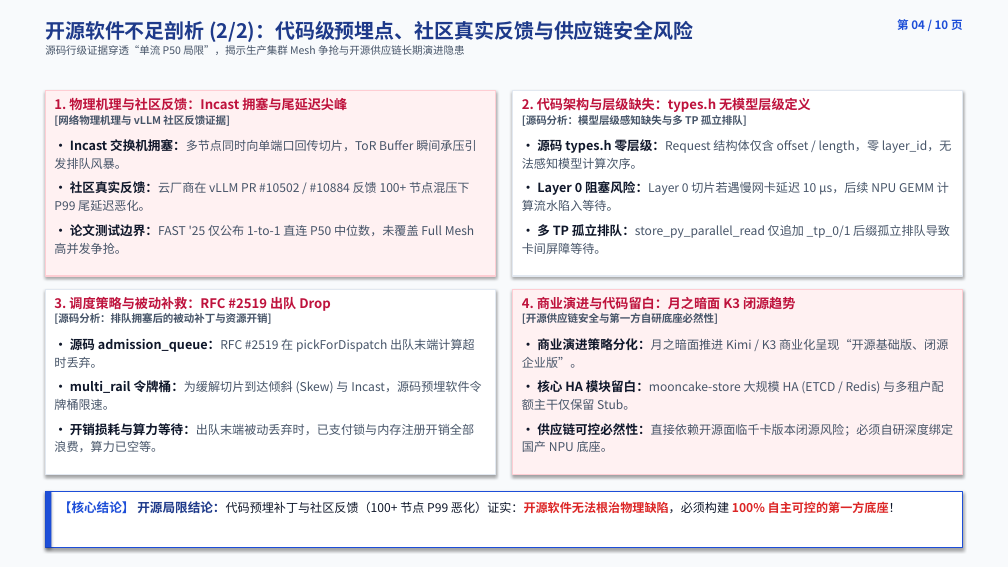
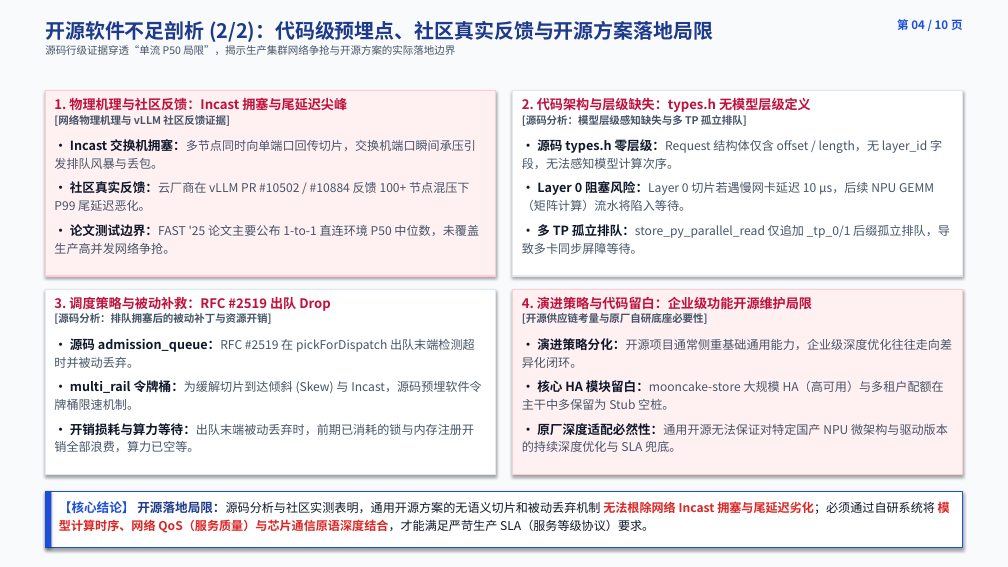
Before and after one commit to stonetree/reports, a slide deck: slide 5 of kvcache/unified_kv_memory/统一异构KVCache存储池_第一方推理基础设施立项汇报_10页精美图表增强版_20260814.pptx (slide 4 before the commit). Drawn at 1008x567 pixels with LibreOffice and Linux fonts; fonts in the diff are those of the drawing. Boxes give left, top, right and bottom in pixels: in the first picture for what was removed or moved away, otherwise in the second. Text is boxed around its words. In the diff, an @@ line names an element or a change of style, - is before the commit and + after.

```diff
--- a/kvcache/unified_kv_memory/统一异构KVCache存储池_第一方推理基础设施立项汇报_10页精美图表增强版_20260814.pptx
+++ b/kvcache/unified_kv_memory/统一异构KVCache存储池_第一方推理基础设施立项汇报_10页精美图表增强版_20260814.pptx
@@ text at [45,21,713,55]: text changed @@
-开源软件不足剖析 (2/2)：代码级预埋点、社区真实反馈与供应链安全风险
-源码行级证据穿透“单流 P50 局限”，揭示生产集群 Mesh 争抢与开源供应链长期演进隐患
+开源软件不足剖析 (2/2)：代码级预埋点、社区真实反馈与开源方案落地局限
+源码行级证据穿透“单流 P50 局限”，揭示生产集群网络争抢与开源方案的实际落地边界
@@ text at [54,139,476,169]: text changed @@
-• Incast 交换机拥塞：多节点同时向单端口回传切片，ToR Buffer 瞬间承压引发排队风暴。
+• Incast 交换机拥塞：多节点同时向单端口回传切片，交换机端口瞬间承压引发排队风暴与丢包。
@@ text at [522,139,950,254]: text changed @@
-• 源码 types.h 零层级：Request 结构体仅含 offset / length，零 layer_id，无法感知模型计算次序。
-• Layer 0 阻塞风险：Layer 0 切片若遇慢网卡延迟 10 µs，后续 NPU GEMM 计算流水陷入等待。
-• 多 TP 孤立排队：store_py_parallel_read 仅追加 _tp_0/1 后缀孤立排队导致卡间屏障等待。
+• 源码 types.h 零层级：Request 结构体仅含 offset / length，无 layer_id 字段，无法感知模型计算次序。
+• Layer 0 阻塞风险：Layer 0 切片若遇慢网卡延迟 10 µs，后续 NPU GEMM（矩阵计算）流水将陷入等待。
+• 多 TP 孤立排队：store_py_parallel_read 仅追加 _tp_0/1 后缀孤立排队，导致多卡同步屏障等待。
@@ text at [54,224,479,254]: text changed @@
-• 论文测试边界：FAST '25 仅公布 1-to-1 直连 P50 中位数，未覆盖 Full Mesh 高并发争抢。
+• 论文测试边界：FAST '25 论文主要公布 1-to-1 直连环境 P50 中位数，未覆盖生产高并发网络争抢。
@@ text at [522,297,953,452]: text changed @@
-4. 商业演进与代码留白：月之暗面 K3 闭源趋势
-[开源供应链安全与第一方自研底座必然性]
-• 商业演进策略分化：月之暗面推进 Kimi / K3 商业化呈现“开源基础版、闭源企业版”。
-• 核心 HA 模块留白：mooncake-store 大规模 HA (ETCD / Redis) 与多租户配额主干仅保留 Stub。
-• 供应链可控必然性：直接依赖开源面临千卡版本闭源风险；必须自研深度绑定国产 NPU 底座。
+4. 演进策略与代码留白：企业级功能开源维护局限
+[开源供应链考量与原厂自研底座必要性]
+• 演进策略分化：开源项目通常侧重基础通用能力，企业级深度优化往往走向差异化闭环。
+• 核心 HA 模块留白：mooncake-store 大规模 HA（高可用）与多租户配额在主干中多保留为 Stub 空桩。
+• 原厂深度适配必然性：通用开源无法保证对特定国产 NPU 微架构与驱动版本的持续深度优化与 SLA 兜底。
@@ text at [54,338,481,452]: text changed @@
-• 源码 admission_queue：RFC #2519 在 pickForDispatch 出队末端计算超时丢弃。
-• multi_rail 令牌桶：为缓解切片到达倾斜 (Skew) 与 Incast，源码预埋软件令牌桶限速。
-• 开销损耗与算力等待：出队末端被动丢弃时，已支付锁与内存注册开销全部浪费，算力已空等。
+• 源码 admission_queue：RFC #2519 在 pickForDispatch 出队末端检测超时并被动丢弃。
+• multi_rail 令牌桶：为缓解切片到达倾斜 (Skew) 与 Incast，源码预埋软件令牌桶限速机制。
+• 开销损耗与算力等待：出队末端被动丢弃时，前期已消耗的锁与内存注册开销全部浪费，算力已空等。
@@ text at [59,499,950,533]: text changed; bold off @@
-【核心结论】 开源局限结论：代码预埋补丁与社区反馈（100+ 节点 P99 恶化）证实：开源软件无法根治物理缺陷，必须构建 100% 自主可控的第一方底座！
+【核心结论】 开源落地局限：源码分析与社区实测表明，通用开源方案的无语义切片和被动丢弃机制 无法根除网络 Incast 拥塞与尾延迟劣化；必须通过自研系统将 模型计算时序、网络 QoS（服务质量）与芯片通信原语深度结合，才能满足严苛生产 SLA（服务等级协议）要求。
```
Also in this commit, not shown: 9 other slides changed, 2 slides added, 10 other files.
